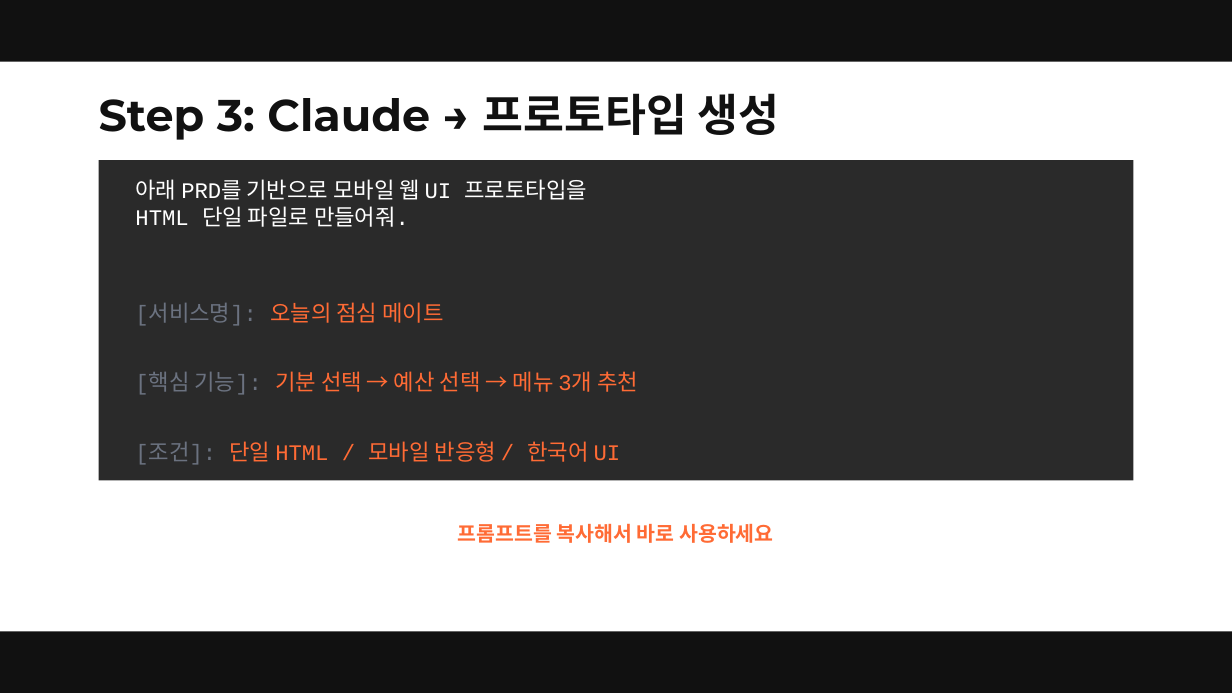
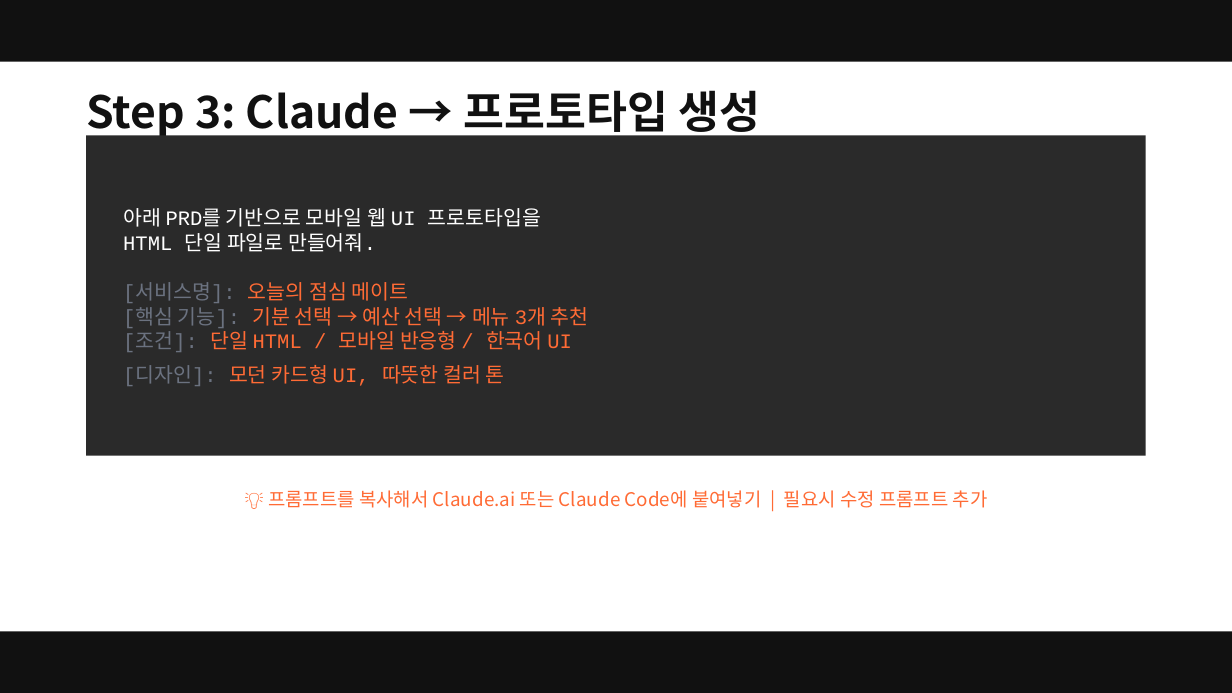
Before and after one commit to smilesjcha/ai-native-pm, a slide deck: slide 30 of projects/26Q3_Fastcampus-Lecture/assets/pptx/ai-native-pm-lecture.pptx (slide 24 before the commit). Drawn at 1232x693 pixels with LibreOffice and Linux fonts; fonts in the diff are those of the drawing. Boxes give left, top, right and bottom in pixels: in the first picture for what was removed or moved away, otherwise in the second. Text is boxed around its words. In the diff, an @@ line names an element or a change of style, - is before the commit and + after.

```diff
--- a/projects/26Q3_Fastcampus-Lecture/assets/pptx/ai-native-pm-lecture.pptx
+++ b/projects/26Q3_Fastcampus-Lecture/assets/pptx/ai-native-pm-lecture.pptx
@@ text "Step 3: Claude → 프로토타입 ...": place and size @@
-text "Step 3: Claude → 프로토타입 ..." at box(99, 93, 779, 140)
+text "Step 3: Claude → 프로토타입 ..." at box(86, 90, 760, 139)
@@ text "Step 3: Claude → 프로토타입 ..." at box(86, 90, 760, 139): font Montserrat to Noto Sans CJK KR @@
@@ rectangle: place and size @@
-rectangle at box(99, 160, 1133, 480)
+rectangle at box(86, 136, 1146, 456)
@@ text at box(123, 208, 589, 386): text changed; size 13 to 12 pt @@
-아래 PRD를 기반으로 모바일 웹 UI 프로토타입을
-HTML 단일 파일로 만들어줘.
-[서비스명]: 오늘의 점심 메이트
-[핵심 기능]: 기분 선택 → 예산 선택 → 메뉴 3개 추천
-[조건]: 단일 HTML / 모바일 반응형 / 한국어 UI
+아래 PRD를 기반으로 모바일 웹 UI 프로토타입을
+HTML 단일 파일로 만들어줘.
+[서비스명]: 오늘의 점심 메이트
+[핵심 기능]: 기분 선택 → 예산 선택 → 메뉴 3개 추천
+[조건]: 단일 HTML / 모바일 반응형 / 한국어 UI
+[디자인]: 모던 카드형 UI, 따뜻한 컬러 톤
@@ text at box(268, 490, 988, 508): text changed; size 12 to 11 pt; font Calibri to Noto Sans CJK KR; bold off @@
-프롬프트를 복사해서 바로 사용하세요
+💡 프롬프트를 복사해서 Claude.ai 또는 Claude Code에 붙여넣기 | 필요시 수정 프롬프트 추가
```
Also in this commit, not shown: 25 other slides changed, 7 slides added, 1 other file.
